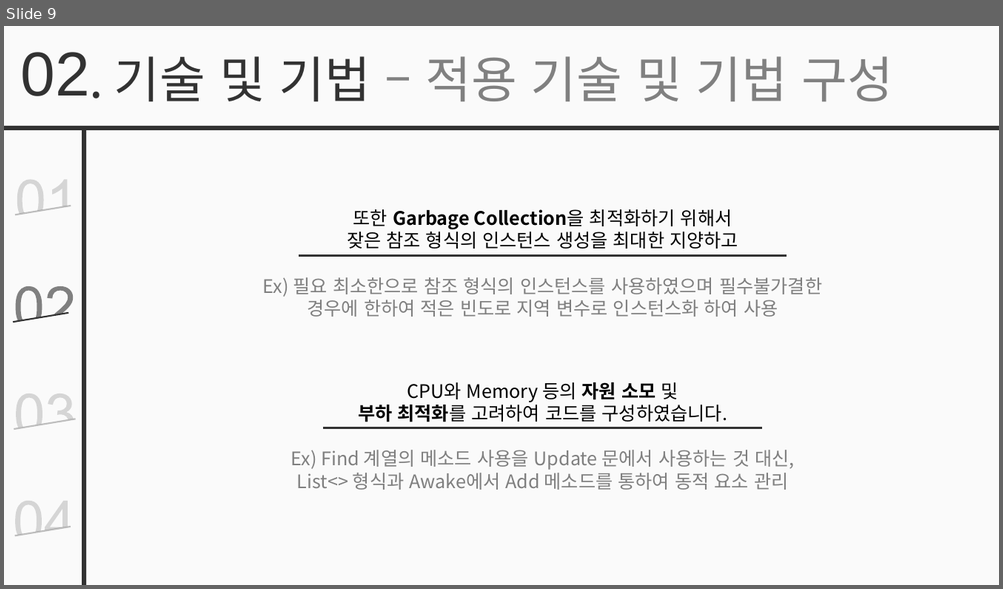
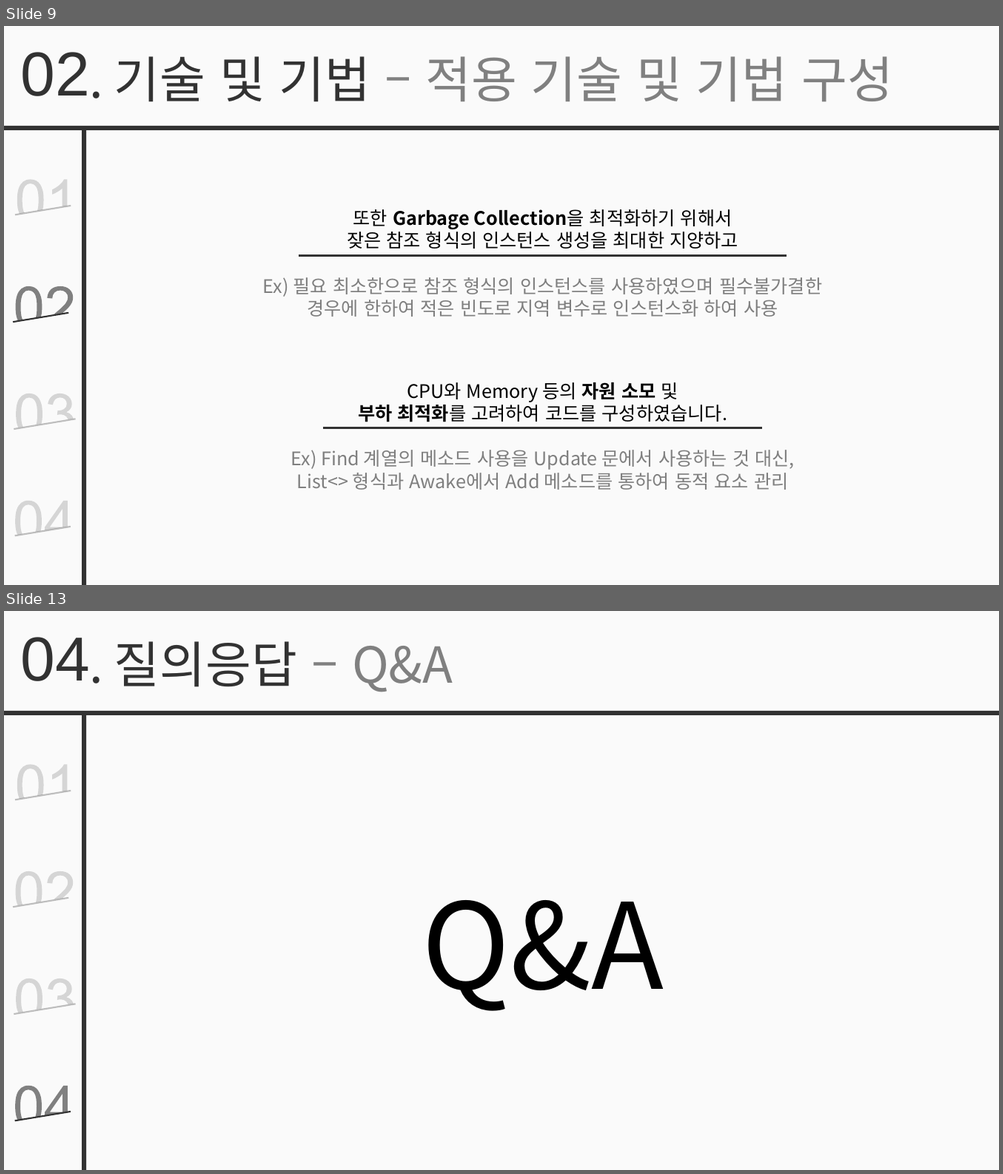
Before and after one commit to simplex3510/GeoStrike, a slide deck: 발표용.pptx. Shown one above the other, each under a label of ours: slide 9 before the commit, slides 9 and 13 after it; the slides between them are not shown. The pictures are 1003x589 and 1003x1174 pixels, drawn with LibreOffice and Linux fonts; fonts in the diff are those of the drawing. Boxes give left, top, right and bottom in pixels: in the first picture for what was removed or moved away, otherwise in the second. Text is boxed around its words. In the diff, an @@ line names an element or a change of style, - is before the commit and + after.

```diff
--- a/발표용.pptx
+++ b/발표용.pptx
@@ slide 13 added at [4, 611, 999, 1170], background #FFFFFF; not listed: 1 template element that a slide beside it also shows @@
@@ text added at [21, 637, 90, 681], 60 pt, text #323232 @@
+04
@@ text added at [114, 641, 452, 692], 48 pt, text #323232 @@
+. 질의응답 – Q&A
@@ rectangle added at [5, 711, 999, 715], fill #323232 @@
@@ rectangle added at [82, 715, 86, 1170], fill #323232 @@
@@ freeform shape added at [17, 765, 68, 799], fill #808080 at 30% opacity @@
@@ line added from (15, 800) to (71, 791), #323232 1.5 pt @@
@@ freeform shape added at [15, 871, 73, 906], fill #808080 at 30% opacity @@
@@ line added from (13, 907) to (69, 898), #323232 1.5 pt @@
@@ text added at [421, 900, 663, 1011], 115 pt, text #000000 @@
+Q&A
@@ freeform shape added at [16, 979, 74, 1013], fill #808080 at 30% opacity @@
@@ line added from (14, 1014) to (76, 1004), #323232 1.5 pt @@
@@ freeform shape added at [15, 1086, 68, 1121], fill #808080 @@
@@ line added from (15, 1122) to (71, 1113), #323232 1.5 pt @@
```
Also in this commit, not shown: 1 slide changed, 4 other slides added, 2 slides removed.
